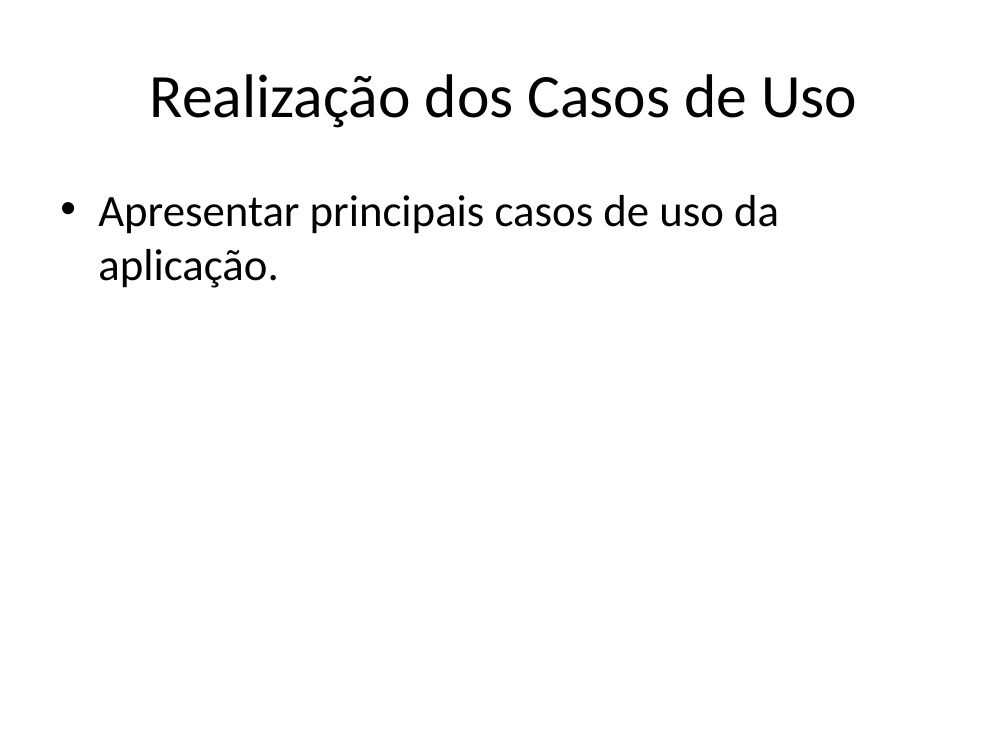
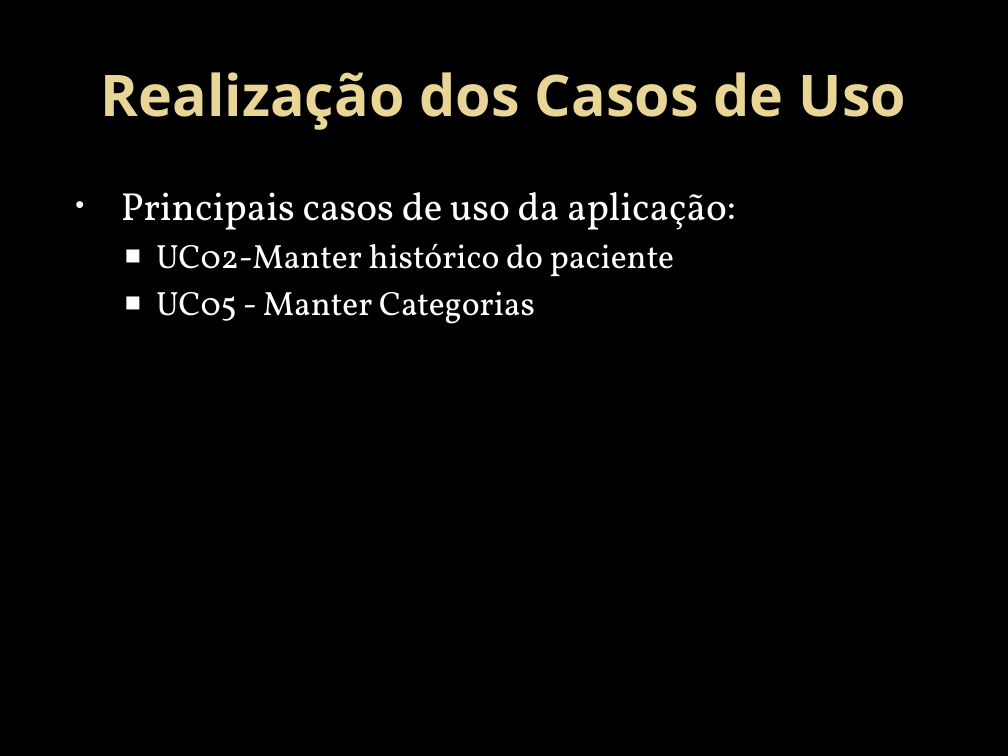
Before and after one commit to HamiltonSantos/FisioDiag, a slide deck: slide 6 of Análise/ApresentacaoAnalise.pptx. Drawn at 1008x756 pixels with LibreOffice and Linux fonts; fonts in the diff are those of the drawing; background and template pictures are left out. Boxes give left, top, right and bottom in pixels: in the first picture for what was removed or moved away, otherwise in the second. Text is boxed around its words. In the diff, an @@ line names an element or a change of style, - is before the commit and + after.

```diff
--- a/Análise/ApresentacaoAnalise.pptx
+++ b/Análise/ApresentacaoAnalise.pptx
@@ background #FFFFFF to picture (left out) @@
@@ title "Realização dos Casos de Uso" at (x1=101, y1=72, x2=906, y2=130): size 44 to 41 pt, font Calibri to Noto Sans, text colour #000000 to gradient #EAD696 to #E7D081, bold on @@
@@ text at (x1=121, y1=192, x2=736, y2=324): text changed; size 32 to 24 pt; font Calibri to Vollkorn; text colour #000000 to #FFFFFF @@
-• Apresentar principais casos de uso da aplicação.
+• Principais casos de uso da aplicação:
+  ■ UC02-Manter histórico do paciente
+  ■ UC05 - Manter Categorias
```
Also in this commit, not shown: 6 other slides changed, 16 slides added, 1 slide removed, 1 other file.
